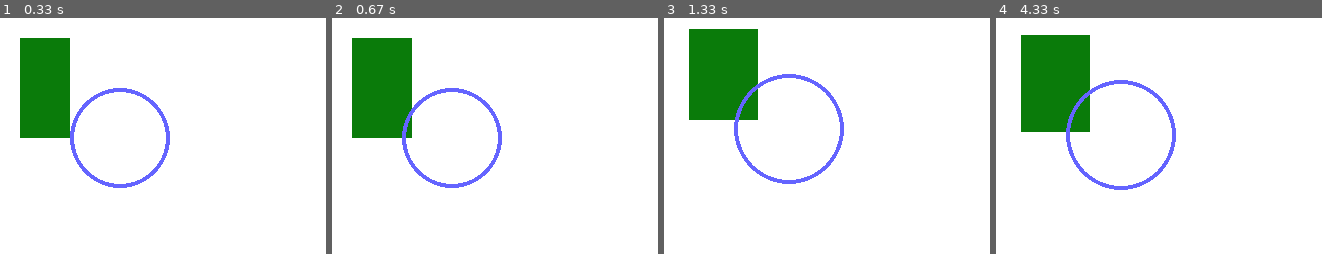
Above: before the commit, frames 1-4 (left to right).
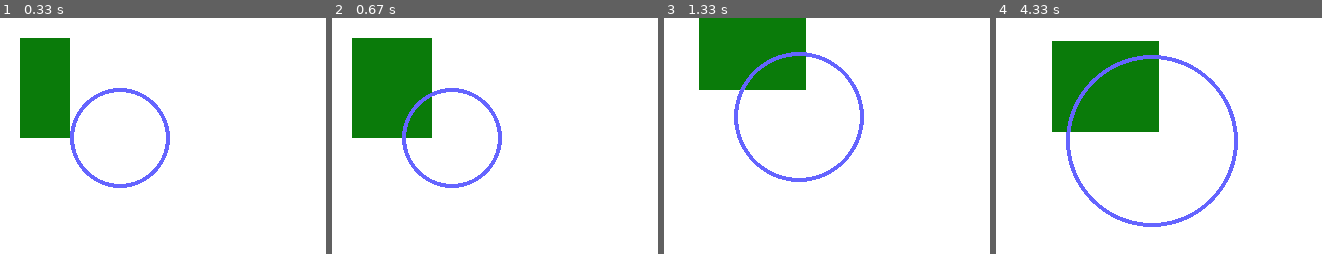
Above: after the commit, the same moments.

Repository: fradkins24/GameDesign
Game: pygame game, started from drawingPygame.py
The game is run twice, just before and just after one commit, with the same random seed, the same clock (stepped at 60 frames per second) and the same inputs.
Inputs:
- Up to frame 1 (0.33 s): no input
- Up to frame 2 (0.67 s): hold D from 0.33 s (still down)
- Up to frame 3 (1.33 s): release D at 0.8 s; hold W 0.83-1.13 s; hold Up 0.83-1.13 s; hold D from 1.17 s (still down); hold Right from 1.17 s (still down)
- Up to frame 4 (4.33 s): release D at 1.63 s; release Right at 1.63 s; hold A 1.67-2.2 s; hold Left 1.67-2.2 s; hold S 2.23-2.53 s; hold Down 2.23-2.53 s; hold A 2.57-2.97 s; hold Left 2.57-2.97 s; hold W 3-3.37 s; hold Up 3-3.37 s; hold D 3.4-4.03 s; hold Right 3.4-4.03 s; hold S from 4.07 s (still down); hold Down from 4.07 s (still down)

Frame 1 is identical in both runs. In frame 2, 2.5% of the frame differs, in the area x 24-31%, y 8-51%; in frame 3, 11%; in frame 4, 15%, in the area x 7-75%, y 7-89%.

Commit message:
11/5/2020 I made it so that the shape can't pass the barier

Diff:
--- a/drawingPygame.py
+++ b/drawingPygame.py
@@ -24,7 +24,7 @@
     #we are going to move out rectangle around
     keyboardKey=pygame.key.get_pressed()
     #check what key was pressed
-    speed=1
+    speed=3
     if keyboardKey[pygame.K_LEFT] and x>0: #subtract from x
         x-=speed
         r-=speed
@@ -35,13 +35,13 @@
         y-=speed
     if keyboardKey[pygame.K_DOWN] and y+h<HIEGHT: #add to y
         y+=speed
-    if keyboardKey[pygame.K_a]:
+    if keyboardKey[pygame.K_a] and w>5:
         w-=speed
-    if keyboardKey[pygame.K_d] and w<WIDTH:
+    if keyboardKey[pygame.K_d] and x+w<WIDTH:
         w+=speed
-    if keyboardKey[pygame.K_w]:
+    if keyboardKey[pygame.K_w] and h>5:
         h-=speed
-    if keyboardKey[pygame.K_s]:
+    if keyboardKey[pygame.K_s] and y+h<HIEGHT:
         h+=speed
     screen.fill(white)
     pygame.draw.rect(screen,(10,123,10),(x,y, w,h))
